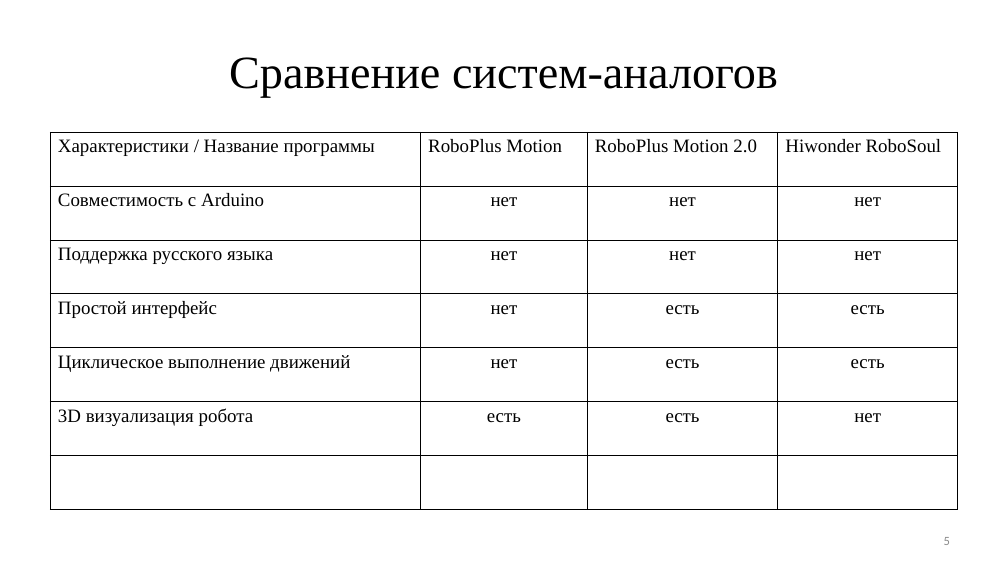
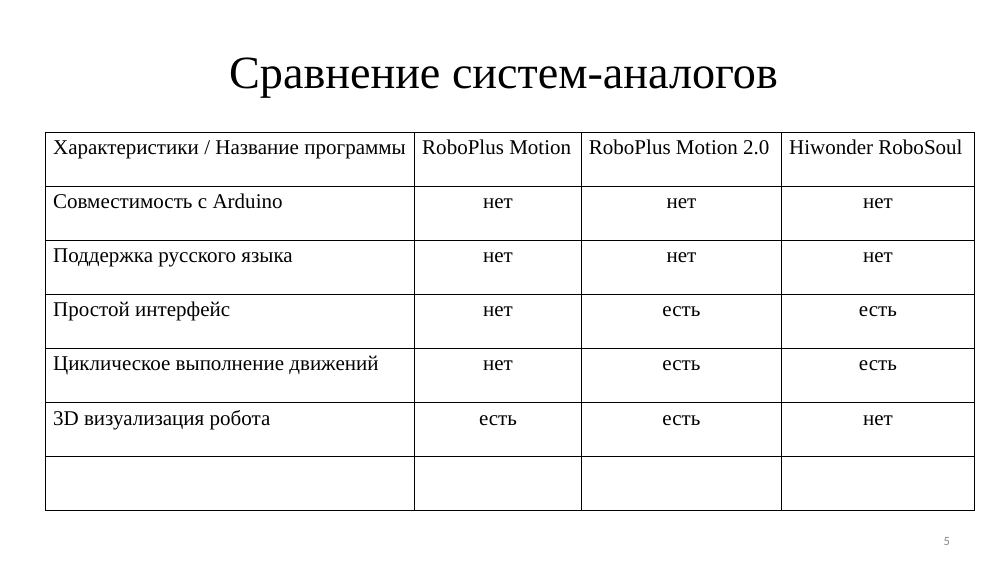
Before and after one commit to ArtemVolkov2103/1-Diplom, a slide deck: slide 5 of Дипломная Волков.pptx. Drawn at 1008x567 pixels with LibreOffice and Linux fonts; fonts in the diff are those of the drawing. Boxes give left, top, right and bottom in pixels: in the first picture for what was removed or moved away, otherwise in the second. Text is boxed around its words. In the diff, an @@ line names an element or a change of style, - is before the commit and + after.

```diff
--- a/Дипломная Волков.pptx
+++ b/Дипломная Волков.pptx
@@ table at (x1=45, y1=132, x2=974, y2=526) @@
@@ size 18 to 20 pt @@
@@ table resized from (x1=51, y1=132, x2=958, y2=510) to (x1=45, y1=132, x2=974, y2=526) @@
```
Also in this commit, not shown: 4 other slides changed, 1 other file.
